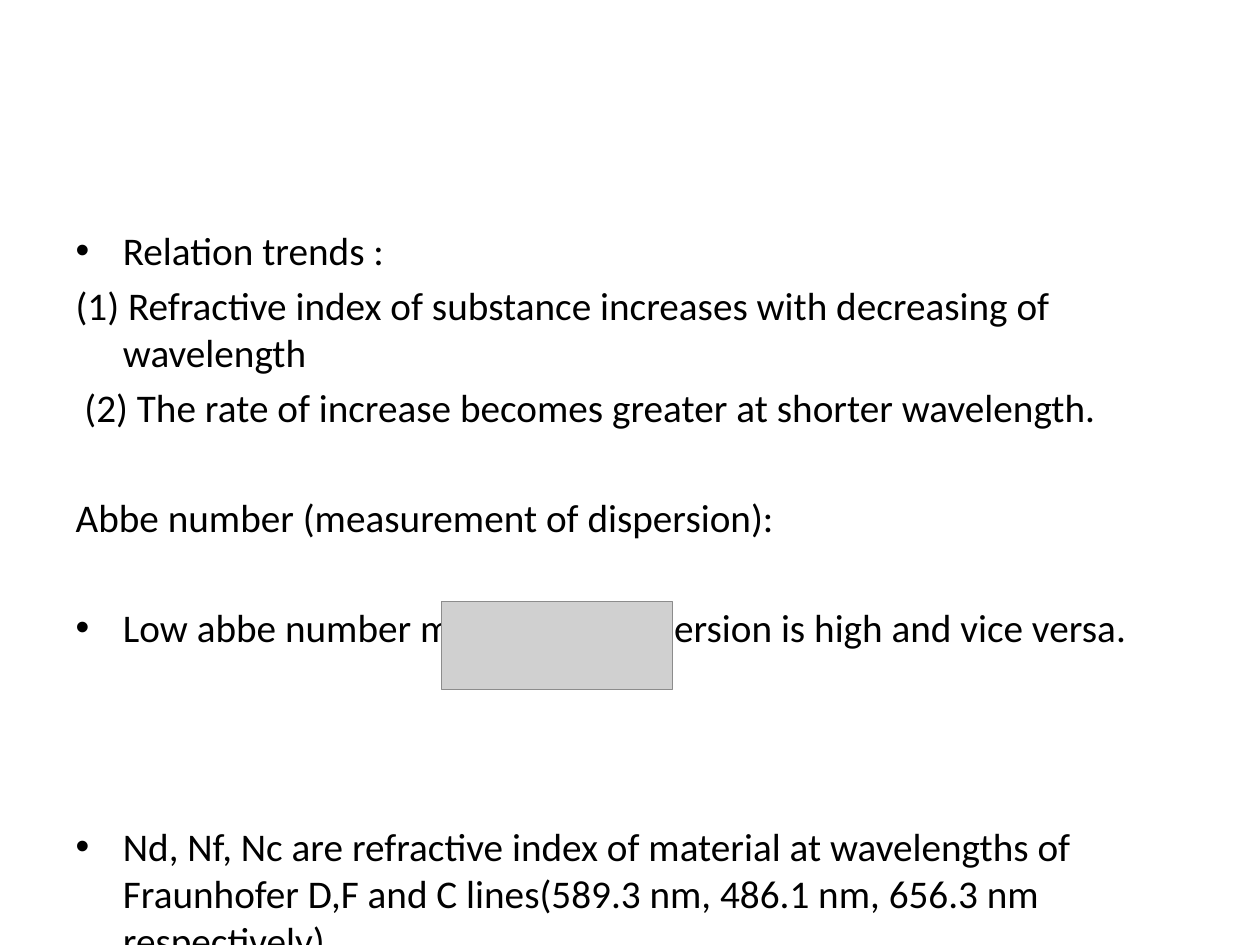
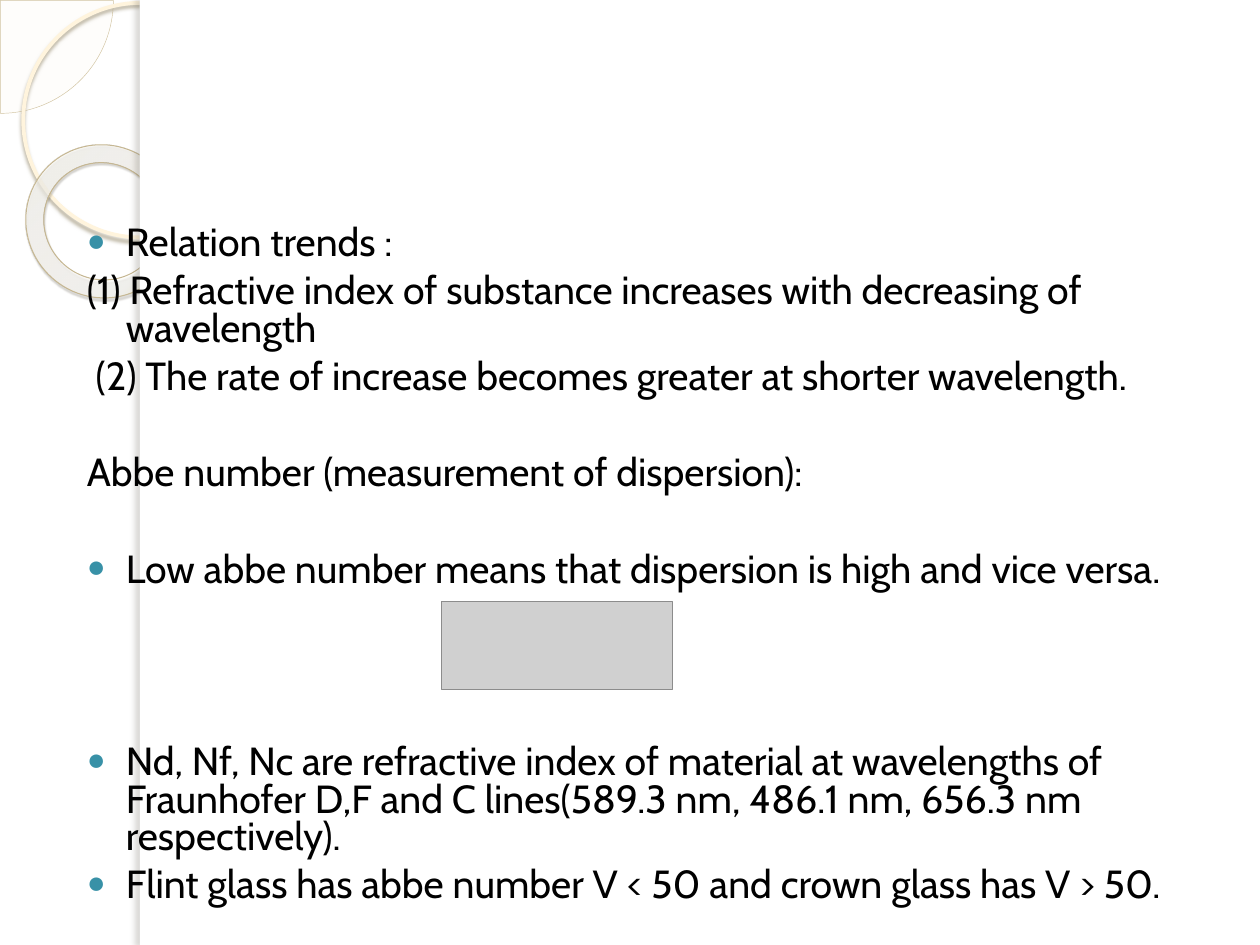
Before and after one commit to rid181198/optical-properties, a slide deck: slide 4 of Optical analysis of different glass types.pptx. Drawn at 1260x945 pixels with LibreOffice and Linux fonts; fonts in the diff are those of the drawing; grey boxes stand for pictures; background and template pictures are left out. Boxes give left, top, right and bottom in pixels: in the first picture for what was removed or moved away, otherwise in the second. Text is boxed around its words. In the diff, an @@ line names an element or a change of style, - is before the commit and + after.

```diff
--- a/Optical analysis of different glass types.pptx
+++ b/Optical analysis of different glass types.pptx
@@ pie slice (boxed as its full ellipse) added at (0, 0, 113, 113), fill #FEFAF4 at 33% opacity, outline #D3C39F 0.25 pt @@
@@ ellipse added at (23, 3, 257, 237), outline #FFF5DE 2.15 pt @@
@@ rectangle added at (140, 0, 1260, 945), fill #FFFFFF @@
@@ rectangle added at (140, 0, 150, 945), fill #FFFFFF @@
@@ donut added at (0, 113, 211, 329), fill gradient #FFFCF6 to #FFFEFB to #F0D28E, outline #C7B893 0.58 pt @@
@@ text "Relation trends :" at (87, 226, 1161, 908): font Calibri to Cabin; bullet • to ●; line spacing 1 to 0.8; more space between paragraphs; indent changed @@
```
Also in this commit, not shown: 11 other slides changed, 6 slides added, 2 slides removed, 1 other file.
